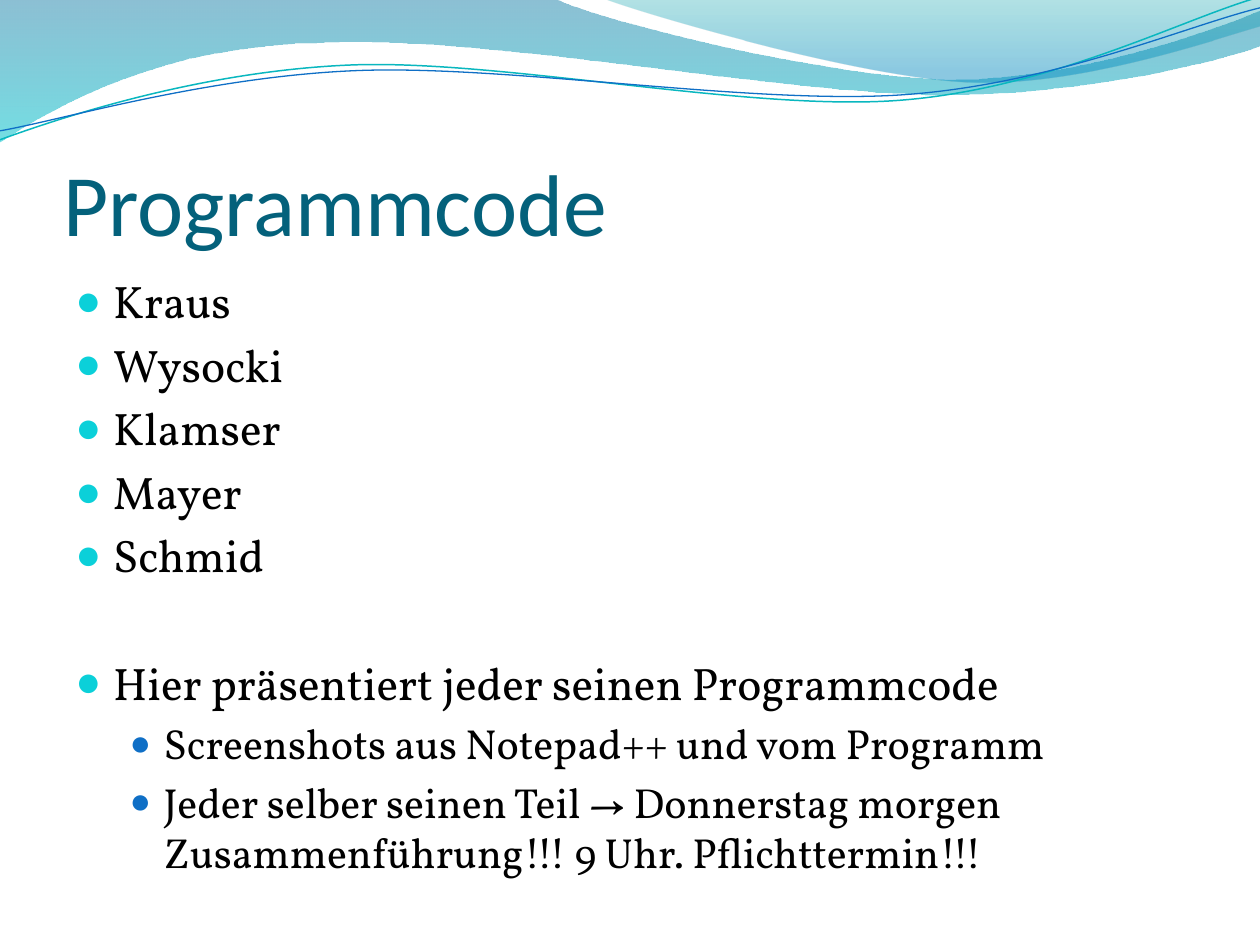
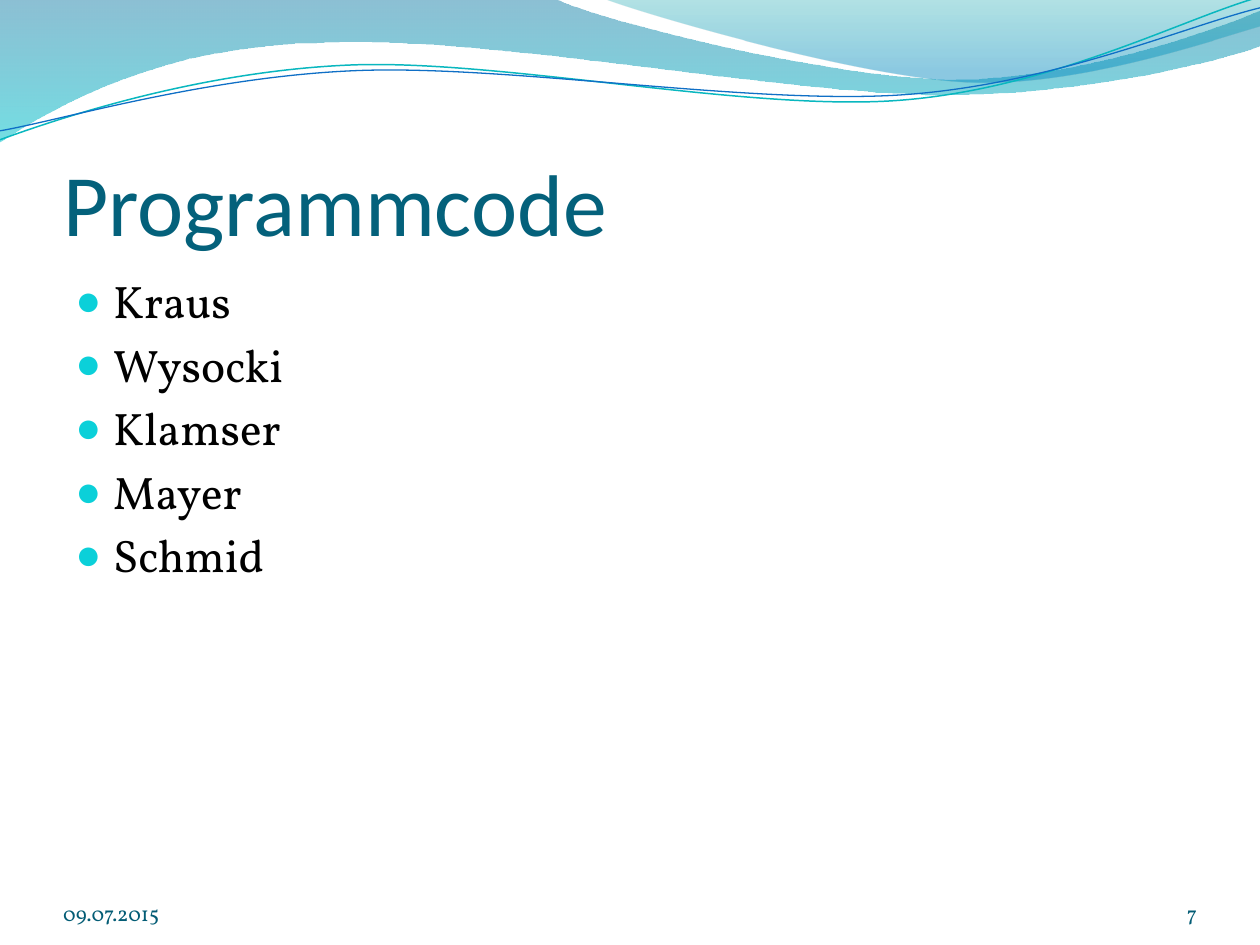
Before and after one commit to wf5ss2015/wfprj, a slide deck: slide 7 of Lehrveranstaltungsmanagement_Präsentation.pptx. Drawn at 1260x945 pixels with LibreOffice and Linux fonts; fonts in the diff are those of the drawing; background and template pictures are left out. Boxes give left, top, right and bottom in pixels: in the first picture for what was removed or moved away, otherwise in the second. Text is boxed around its words. In the diff, an @@ line names an element or a change of style, - is before the commit and + after.

```diff
--- a/Lehrveranstaltungsmanagement_Präsentation.pptx
+++ b/Lehrveranstaltungsmanagement_Präsentation.pptx
@@ text at (113,667,1045,879): paragraphs removed @@
-● Hier präsentiert jeder seinen Programmcode
-  ● Screenshots aus Notepad++ und vom Programm
-  ● Jeder selber seinen Teil → Donnerstag morgen Zusammenführung!!! 9 Uhr. Pflichttermin!!!
@@ text added at (63,909,159,925), 12 pt, text #045D75 @@
+09.07.2015
@@ page number added at (1187,910,1197,925), 12 pt, text #045D75 @@
+7
```
Also in this commit, not shown: 7 other slides changed, 42 slides added, 15 slides removed, 1 other file.
